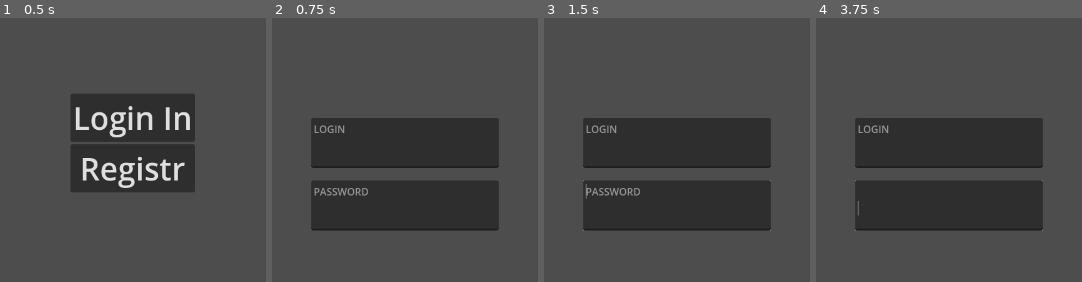
Above: before the commit, frames 1-4 (left to right).
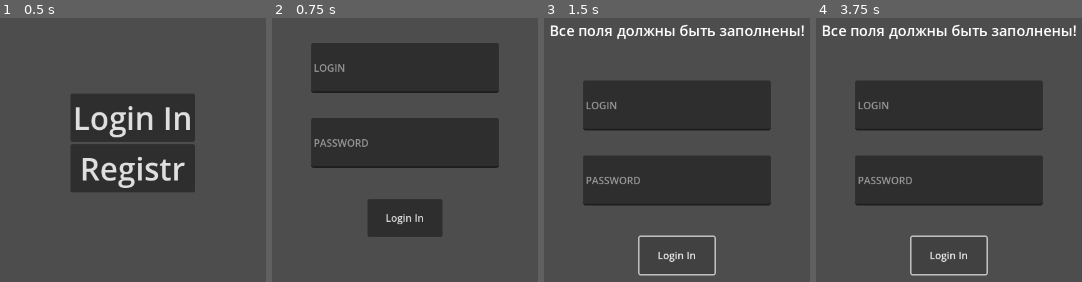
Above: after the commit, the same moments.

Repository: fretpool2/trashcan
Game: Godot game, scene res://scene/main/main.tscn
Two runs of this game, one before a commit and one after it. Both use one fixed random seed, a clock stepped at 60 frames per second and the inputs below. Before the commit the project has no main scene; this scene is started directly in both runs.
Inputs (mouse positions are in pixels of both pictures, inside the frame that each line leads up to):
- Up to frame 1 (0.5 s): no input
- Up to frame 2 (0.75 s): click "Login In" at 0.5 s
- Up to frame 3 (1.5 s): click (677, 218) at 1.25 s, where only the run after the commit has a clickable "Login In"
- Up to frame 4 (3.75 s): click (949, 255) at 2 s, where only the run after the commit has a clickable "Login In"; click (949, 255) at 2.75 s, where only the run after the commit has a clickable "Login In"; tap Enter at 3.5 s

Frame 1 is identical in both runs. In frame 2, 24% of the frame differs, in the area x 14-86%, y 9-83%; in frame 3, 29%, in the area x 2-98%, y 2-98%; in frame 4, 29%.

Commit message:
Update
Добавил авторизацию
Изменил global acc

Diff:
--- a/project.godot
+++ b/project.godot
@@ -11,6 +11,7 @@
 [application]
 
 config/name="TrashCan"
+run/main_scene="res://scene/main/main.tscn"
 config/features=PackedStringArray("4.2", "GL Compatibility")
 config/icon="res://icon.svg"
 
--- a/scene/main/auth.tscn
+++ b/scene/main/auth.tscn
@@ -23,13 +23,34 @@
 layout_mode = 2
 size_flags_horizontal = 4
 size_flags_vertical = 4
+theme_override_constants/separation = 120
 
-[node name="Control" type="Control" parent="MarginContainer/VBoxContainer"]
+[node name="check_pole" type="Control" parent="MarginContainer/VBoxContainer"]
+visible = false
+layout_mode = 2
+
+[node name="Label" type="Label" parent="MarginContainer/VBoxContainer/check_pole"]
+layout_mode = 1
+anchors_preset = 8
+anchor_left = 0.5
+anchor_top = 0.5
+anchor_right = 0.5
+anchor_bottom = 0.5
+offset_left = -140.0
+offset_top = -11.5
+offset_right = 140.0
+offset_bottom = 11.5
+grow_horizontal = 2
+grow_vertical = 2
+theme_override_font_sizes/font_size = 23
+text = "Все поля должны быть заполнены!"
+
+[node name="Login" type="Control" parent="MarginContainer/VBoxContainer"]
 layout_mode = 2
 size_flags_horizontal = 4
 size_flags_vertical = 4
 
-[node name="TextEdit" type="TextEdit" parent="MarginContainer/VBoxContainer/Control"]
+[node name="login" type="LineEdit" parent="MarginContainer/VBoxContainer/Login"]
 layout_mode = 1
 anchors_preset = 8
 anchor_left = 0.5
@@ -43,8 +64,12 @@
 grow_horizontal = 2
 grow_vertical = 2
 placeholder_text = "LOGIN"
+virtual_keyboard_type = 4
 
-[node name="TextEdit2" type="TextEdit" parent="MarginContainer/VBoxContainer/Control"]
+[node name="Password" type="Control" parent="MarginContainer/VBoxContainer"]
+layout_mode = 2
+
+[node name="pasw" type="LineEdit" parent="MarginContainer/VBoxContainer/Password"]
 layout_mode = 1
 anchors_preset = 8
 anchor_left = 0.5
@@ -52,9 +77,32 @@
 anchor_right = 0.5
 anchor_bottom = 0.5
 offset_left = -150.0
-offset_top = 60.0
+offset_top = -40.0
 offset_right = 150.0
-offset_bottom = 140.0
+offset_bottom = 40.0
 grow_horizontal = 2
 grow_vertical = 2
 placeholder_text = "PASSWORD"
+max_length = 18
+virtual_keyboard_type = 4
+
+[node name="Buttons" type="Control" parent="MarginContainer/VBoxContainer"]
+layout_mode = 2
+
+[node name="Button" type="Button" parent="MarginContainer/VBoxContainer/Buttons"]
+layout_mode = 1
+anchors_preset = 8
+anchor_left = 0.5
+anchor_top = 0.5
+anchor_right = 0.5
+anchor_bottom = 0.5
+offset_left = -60.0
+offset_top = -30.0
+offset_right = 60.0
+offset_bottom = 30.0
+grow_horizontal = 2
+grow_vertical = 2
+text = "Login In"
+expand_icon = true
+
+[connection signal="pressed" from="MarginContainer/VBoxContainer/Buttons/Button" to="." method="_on_button_pressed"]
--- a/script/Accaunt.gd
+++ b/script/Accaunt.gd
@@ -1,7 +1,7 @@
 extends Node
 
-var login : String
-var password : String
-var firstName : String
-var LastName : String
-var mail : String
+var login = "Admin"
+var password = "12345678"
+var firstName = "Иван"
+var LastName = "Иванов"
+var mail = "example@male.ru"
--- a/script/main/auth.gd
+++ b/script/main/auth.gd
@@ -1,11 +1,29 @@
 extends Control
 
+@onready var log = $MarginContainer/VBoxContainer/Login/login
+@onready var pas = $MarginContainer/VBoxContainer/Password/pasw
+@onready var check_pole = $MarginContainer/VBoxContainer/check_pole
+@onready var label = $MarginContainer/VBoxContainer/check_pole/Label
+var falseAcc = false
 
-# Called when the node enters the scene tree for the first time.
-func _ready():
-	pass # Replace with function body.
+func check():
+	if log.text == "" or pas.text == "":
+		label.text = "Все поля должны быть заполнены!"
+		check_pole.show()
+		print("Error Login")
+	else:
+		check_pole.hide()
 
+	if falseAcc == true and pas.text != "" and log.text != "":
+		check_pole.show()
+		label.text = "Не правленый логин или пароль"
+		pass
 
-# Called every frame. 'delta' is the elapsed time since the previous frame.
-func _process(delta):
-	pass
+func _on_button_pressed():
+	if log.text == Accaunt.login and pas.text == Accaunt.password:
+		check_pole.hide()
+		print("true")
+	else:
+		falseAcc = true
+		print("False")
+	check()
